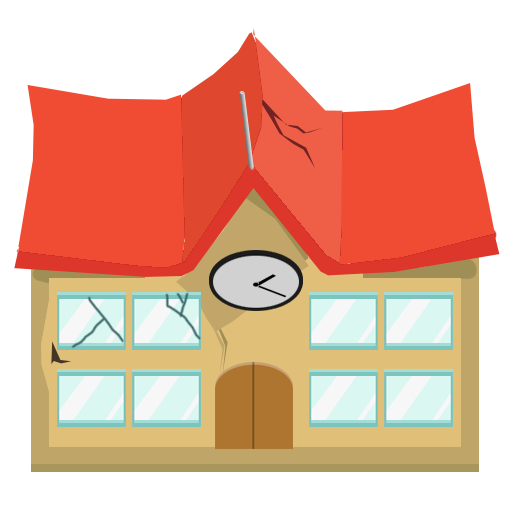
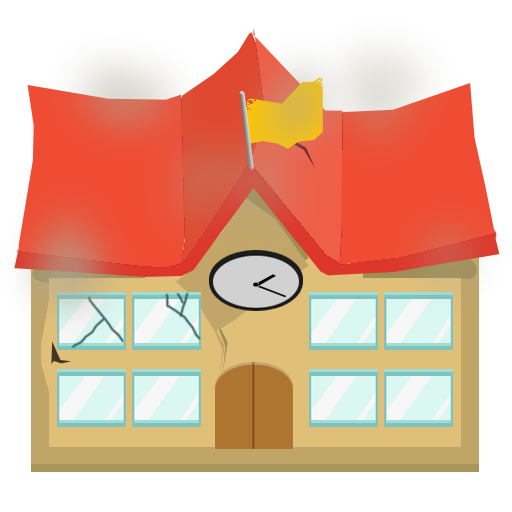
The second w=512, h=512 image is a revision of the first. Changes to its layers:
added layer "FUMOS" above "13" over [5, 25, 498, 333]
added layer "Layer 16" above "Layer 11" over [243, 63, 327, 149]
